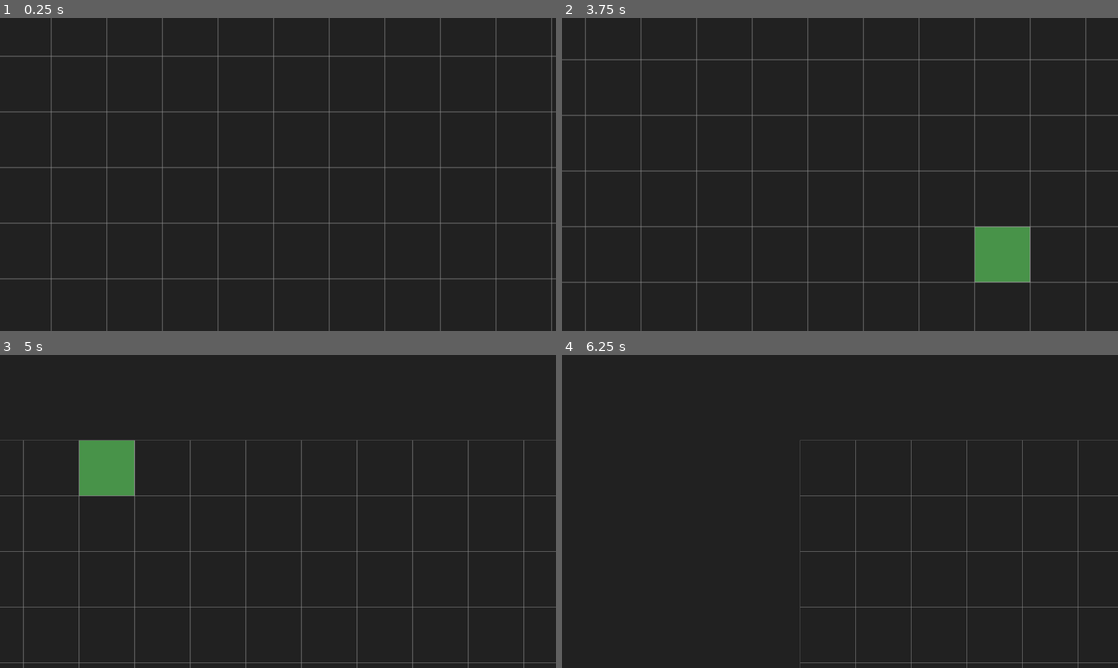
Above: before the commit, frames 1-4 (two rows, left to right).
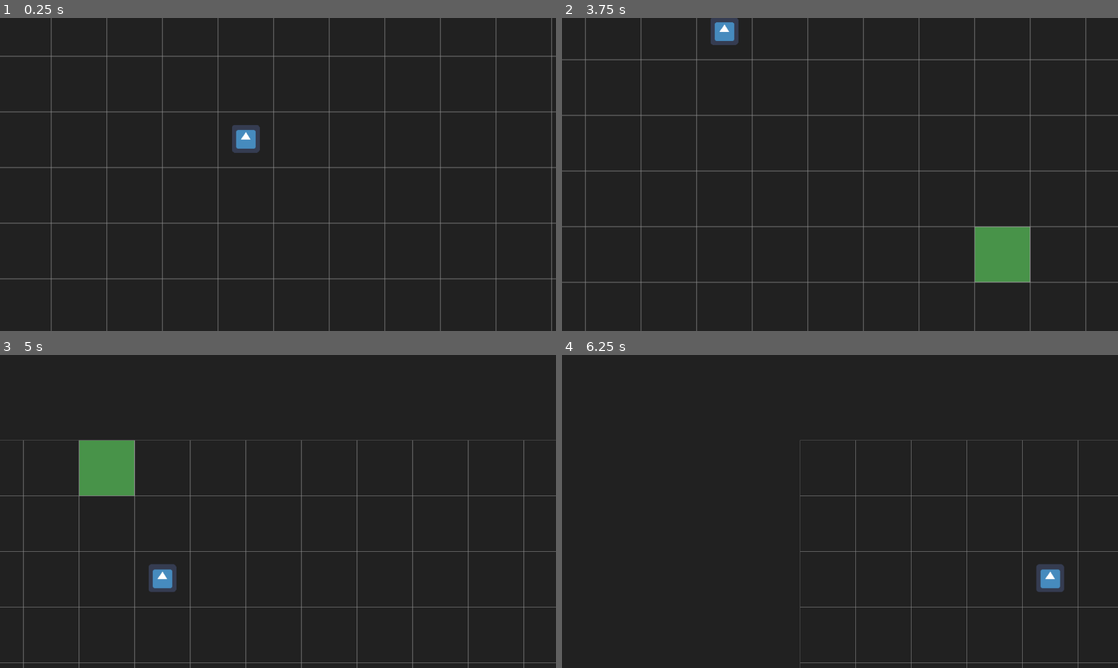
Above: after the commit, the same moments.

Repository: IndecisionGames/Fallen-Realm
Game: Godot game, scene res://Game.tscn
Same seed, same stepped clock (60 frames per second), same inputs: the game is played once before the commit and once after it. The engine's default icon, where the game draws it, is replaced by a stand-in: a white triangle on a blue panel in a dark square.
Inputs (mouse positions are in pixels of both pictures, inside the frame that each line leads up to):
- Up to frame 1 (0.25 s): no input
- Up to frame 2 (3.75 s): tap Enter at 0.5, 2.75 s; move the mouse to (962, 158) at 0.52 s; hold Down (camera_down) 0.53-1.28 s; click (962, 158) at 0.67 s; move the mouse to (728, 190) at 1.27 s; tap Left (camera_left) at 1.35 s; click (728, 190) at 1.42 s; tap Space at 2, 3.5 s; move the mouse to (895, 105) at 2.02 s; hold Middle mouse button (camera_move) 2.03-2.78 s; click (895, 105) at 2.17 s; move the mouse to (812, 237) at 2.77 s; tap Right (camera_right) at 2.85 s; click (812, 237) at 2.92 s; move the mouse to (1006, 221) at 3.52 s; hold Up (camera_up) from 3.53 s (still down); click (1006, 221) at 3.67 s
- Up to frame 3 (5 s): move the mouse to (111, 464) at 4.27 s; release Up (camera_up) at 4.28 s; tap Down (camera_down) at 4.35 s; click (111, 464) at 4.42 s
- Up to frame 4 (6.25 s): tap Enter at 5 s; move the mouse to (867, 511) at 5.02 s; hold Left (camera_left) 5.03-5.78 s; click (867, 511) at 5.17 s; move the mouse to (756, 433) at 5.77 s; tap Middle mouse button (camera_move) at 5.85 s; click (756, 433) at 5.92 s

The runs differ from the first frame. In frame 1, 0.4% of the frame differs, in the area x 41-47%, y 34-44%; in frame 2, 0.4%; in frame 3, 0.4%; in frame 4, 0.4%.

Commit message:
Add base character script with movement cell highlighting upon selection

Diff:
--- a/Game.tscn
+++ b/Game.tscn
@@ -1,9 +1,10 @@
-[gd_scene load_steps=5 format=2]
+[gd_scene load_steps=6 format=2]
 
 [ext_resource path="res://map/grid_tileset.tres" type="TileSet" id=1]
-[ext_resource path="res://Camera2D.gd" type="Script" id=2]
-[ext_resource path="res://map/green_cell_highlight_128.png" type="Texture" id=3]
-[ext_resource path="res://Grid.gd" type="Script" id=4]
+[ext_resource path="res://scripts/Camera2D.gd" type="Script" id=2]
+[ext_resource path="res://map/CellHighlight.tscn" type="PackedScene" id=3]
+[ext_resource path="res://scripts/map/Grid.gd" type="Script" id=4]
+[ext_resource path="res://characters/character.tscn" type="PackedScene" id=5]
 
 [node name="Game" type="Node2D"]
 
@@ -18,9 +19,8 @@
 tile_data = PoolIntArray( 0, 1, 0, 1, 1, 0, 2, 1, 0, 3, 1, 0, 4, 1, 0, 5, 1, 0, 6, 1, 0, 7, 1, 0, 8, 1, 0, 9, 1, 0, 10, …(1922 unchanged characters)…
 script = ExtResource( 4 )
 
-[node name="CellHighlight" type="Sprite" parent="Map/Grid"]
+[node name="CellHighlight" parent="Map/Grid" instance=ExtResource( 3 )]
 visible = false
-texture = ExtResource( 3 )
 
 [node name="Camera2D" type="Camera2D" parent="."]
 offset = Vector2( 650, 400 )
@@ -140,6 +140,11 @@
 __meta__ = {
 "_edit_use_anchors_": false
 }
+
+[node name="Characters" type="Node" parent="."]
+
+[node name="Character" parent="Characters" instance=ExtResource( 5 )]
+position = Vector2( 575.651, 317.683 )
 [connection signal="mouse_entered" from="CanvasLayer/UI/MouseBorder/Left" to="Camera2D" method="_on_Left_mouse_entered"]
 [connection signal="mouse_exited" from="CanvasLayer/UI/MouseBorder/Left" to="Camera2D" method="_on_Left_mouse_exited"]
 [connection signal="mouse_entered" from="CanvasLayer/UI/MouseBorder/Up" to="Camera2D" method="_on_Up_mouse_entered"]
--- /dev/null
+++ b/characters/character.tscn
@@ -0,0 +1,21 @@
+[gd_scene load_steps=3 format=2]
+
+[ext_resource path="res://scripts/characters/character.gd" type="Script" id=1]
+[ext_resource path="res://icon.png" type="Texture" id=2]
+
+[node name="Character" type="Node2D"]
+script = ExtResource( 1 )
+
+[node name="Sprite" type="Sprite" parent="."]
+texture = ExtResource( 2 )
+
+[node name="SelectZone" type="Control" parent="."]
+margin_left = -32.0
+margin_top = -32.0
+margin_right = 32.0
+margin_bottom = 32.0
+__meta__ = {
+"_edit_use_anchors_": false
+}
+[connection signal="mouse_entered" from="SelectZone" to="." method="_on_SelectZone_mouse_entered"]
+[connection signal="mouse_exited" from="SelectZone" to="." method="_on_SelectZone_mouse_exited"]
--- /dev/null
+++ b/map/CellHighlight.tscn
@@ -0,0 +1,6 @@
+[gd_scene load_steps=2 format=2]
+
+[ext_resource path="res://map/green_cell_highlight_128.png" type="Texture" id=1]
+
+[node name="CellHighlight" type="Sprite"]
+texture = ExtResource( 1 )
--- a/project.godot
+++ b/project.godot
@@ -18,6 +18,10 @@
 config/name="FallenRealm"
 run/main_scene="res://Game.tscn"
 config/icon="res://icon.png"
+
+[debug]
+
+gdscript/warnings/unused_class_variable=true
 
 [display]
 
--- a/Camera2D.gd
+++ b/scripts/Camera2D.gd
@@ -43,7 +43,7 @@
 	current_zoom += (zoom_speed)
 	if current_zoom > max_zoom:
 		current_zoom = max_zoom
-	zoom_camera(current_zoom);
+	zoom_camera();
 
 func zoom_in():
 	current_zoom -= (zoom_speed)
@@ -52,9 +52,9 @@
 	else:
 		var move_vec = (get_global_mouse_position() - get_offset()).normalized()
 		move(get_offset() + (move_vec * move_speed * zoom_speed))
-	zoom_camera(current_zoom);
+	zoom_camera();
 
-func zoom_camera(current_zoom):
+func zoom_camera():
 	set_zoom(Vector2(current_zoom, current_zoom))
 
 
--- /dev/null
+++ b/scripts/characters/character.gd
@@ -0,0 +1,68 @@
+extends Node2D
+
+var green_cell = preload("res://map/CellHighlight.tscn")
+
+var selected = false
+var movement = 2
+var current_position;
+var target_position;
+var under_mouse = false;
+var highlighted_cells = [];
+var global_cancel_origin = false
+
+onready var Grid = get_node("/root/Game/Map/Grid")
+
+func _ready():
+	add_to_group("characters")
+	current_position = Grid.world_to_map(global_position)
+
+func select():
+	print("selected")
+	selected = true
+	global_cancel_origin = true
+	get_tree().call_group("characters", "cancel")
+	highlight_reachable_cells()
+
+func cancel():
+	if not global_cancel_origin:
+		print("cancelled")
+		for n in highlighted_cells:
+			n.queue_free()
+		highlighted_cells.clear()
+		selected = false
+	global_cancel_origin = false
+
+func act():
+	print("acted")
+	# do nothing if not clicked in valid (green) cell
+	# do something if clicked on valid cell (e.g. move to that cell)
+
+func _on_SelectZone_mouse_entered():
+	under_mouse = true
+
+
+func _on_SelectZone_mouse_exited():
+	under_mouse = false
+
+func _input(event):
+	if event is InputEventMouseButton and event.pressed:
+		if event.button_index == BUTTON_LEFT:
+			if under_mouse and not selected:
+				select()
+			elif selected and not under_mouse:
+				cancel()
+		if event.button_index == BUTTON_RIGHT:
+			if selected and not under_mouse:
+				target_position = Grid.world_to_map(get_global_mouse_position())
+				act()
+
+func highlight_reachable_cells():
+	for i in range(-movement, movement+1):
+		for j in range(-movement, movement+1):
+			if abs(i) + abs(j) <= movement:
+				var cell = Vector2(i, j) + current_position
+				if Grid.cell_in_map(cell) and cell != current_position:
+					var highlight = green_cell.instance()
+					add_child(highlight)
+					highlighted_cells.append(highlight)
+					Grid.hightlight_cell(highlight, cell)
--- a/Grid.gd
+++ b/scripts/map/Grid.gd
@@ -4,32 +4,27 @@
 var current_cell = Vector2(0,0)
 var grid_size = Vector2(0,0)
 
-
-# Called when the node enters the scene tree for the first time.
 func _ready():
 	grid_size = get_used_cells().back()
 	highlight.set_visible(false)
 
-
-
-func _process(delta):
+func _process(_delta):
 	var mouse_position = get_global_mouse_position()
 	var temp = world_to_map(mouse_position)
 	if current_cell != temp:
 		current_cell = temp
 		if cell_in_map(current_cell):
-			enable_highlight(current_cell)
+			hightlight_cell(highlight, current_cell)
 		else:
 			disable_highlight()
-
 
 func cell_in_map(cell):
 	return cell.x >= 0 and cell.x <= grid_size.x and cell.y >= 0 and cell.y <= grid_size.y
 
-func enable_highlight(cell):
-	var target_pos = map_to_world(cell, true) + (cell_size / 2)
-	highlight.global_position = target_pos
-	highlight.set_visible(true)
-
 func disable_highlight():
 	highlight.set_visible(false)
+
+func hightlight_cell(highlight_type, cell):
+	var target_pos = map_to_world(cell, true) + (cell_size / 2)
+	highlight_type.global_position = target_pos
+	highlight_type.set_visible(true)
